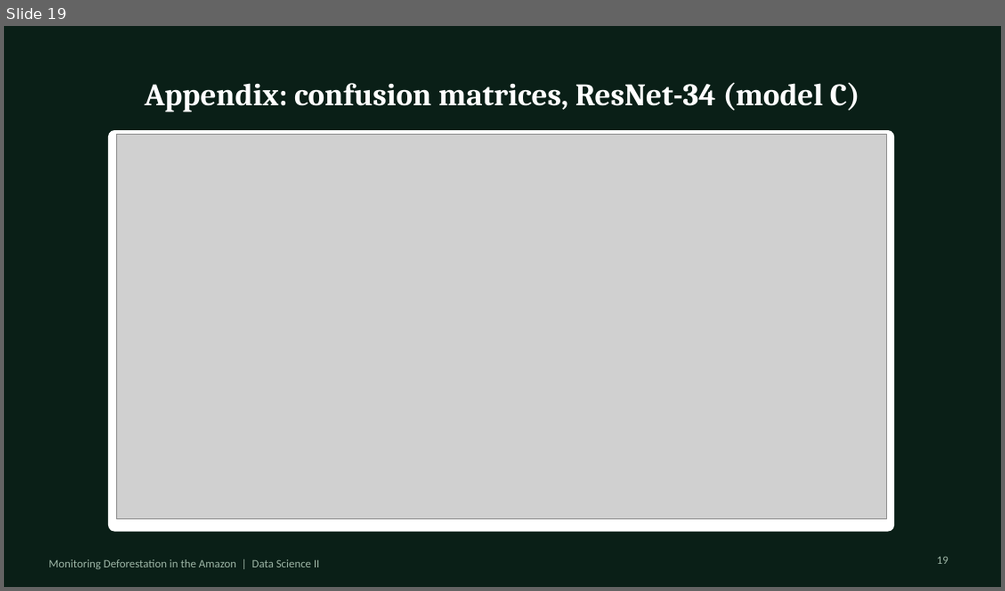
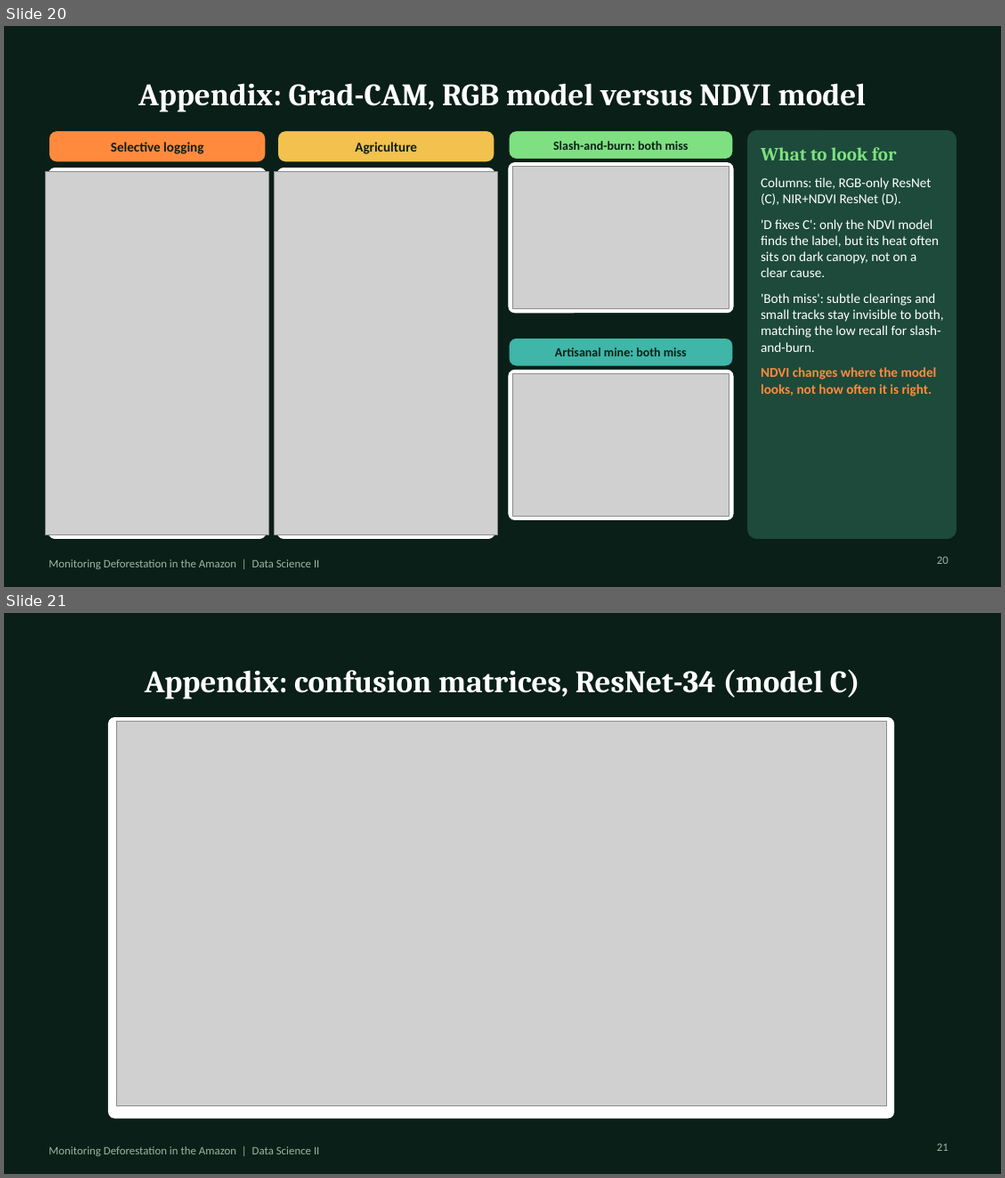
Before and after one commit to MehrabAzan/Amazon-Deforestation, a slide deck: Amazon_Deforestation_DeepLearning.pptx. Shown one above the other, each under a label of ours: slide 19 before the commit, slides 20 and 21 after it. The pictures are 1005x591 and 1005x1178 pixels, drawn with LibreOffice and Linux fonts; fonts in the diff are those of the drawing; grey boxes stand for pictures. Boxes give left, top, right and bottom in pixels: in the first picture for what was removed or moved away, otherwise in the second. Text is boxed around its words. In the diff, an @@ line names an element or a change of style, - is before the commit and + after.

```diff
--- a/Amazon_Deforestation_DeepLearning.pptx
+++ b/Amazon_Deforestation_DeepLearning.pptx
@@ slide 20 added at bbox=[4, 26, 1001, 587], background #0A1F17 @@
@@ text added at bbox=[138, 83, 866, 112], 30 pt, text #FFFFFF, bold @@
+Appendix: Grad-CAM, RGB model versus NDVI model
@@ rounded rectangle added at bbox=[48, 131, 266, 162], fill #FF8A3D, outline #0A1F17 1 pt @@
@@ rounded rectangle added at bbox=[278, 131, 494, 162], fill #F2C14E, outline #0A1F17 1 pt @@
@@ rounded rectangle added at bbox=[509, 131, 733, 160], fill #7EE081, outline #0A1F17 1 pt @@
@@ rounded rectangle added at bbox=[748, 131, 956, 539], fill #1D4A3A, outline #1D4A3A 1 pt @@
@@ text added at bbox=[111, 142, 203, 154], 13 pt, text #0A1F17, bold @@
+Selective logging
@@ text added at bbox=[355, 142, 417, 154], 13 pt, text #0A1F17, bold @@
+Agriculture
@@ text added at bbox=[553, 141, 688, 150], 12 pt, text #0A1F17, bold @@
+Slash-and-burn: both miss
@@ text added at bbox=[760, 147, 944, 396], 13 pt, text #FFFFFF @@
+What to look for
+Columns: tile, RGB-only ResNet (C), NIR+NDVI ResNet (D).
+'D fixes C': only the NDVI model finds the label, but its heat often sits on dark canopy, not on a clear cause.
+'Both miss': subtle clearings and small tracks stay invisible to both, matching the low recall for slash-and-burn.
+NDVI changes where the model looks, not how often it is right.
@@ picture added at bbox=[45, 172, 268, 534] @@
@@ rounded rectangle added at bbox=[48, 168, 266, 539], fill #FFFFFF, outline #FFFFFF 1 pt @@
@@ picture added at bbox=[274, 172, 498, 534] @@
@@ rounded rectangle added at bbox=[278, 168, 494, 539], fill #FFFFFF, outline #FFFFFF 1 pt @@
@@ rounded rectangle added at bbox=[509, 163, 733, 313], fill #FFFFFF, outline #FFFFFF 1 pt @@
@@ picture added at bbox=[512, 167, 729, 309] @@
@@ rounded rectangle added at bbox=[509, 338, 733, 366], fill #3FB6A8, outline #0A1F17 1 pt @@
@@ rounded rectangle added at bbox=[509, 370, 733, 520], fill #FFFFFF, outline #FFFFFF 1 pt @@
@@ text added at bbox=[555, 347, 687, 356], 12 pt, text #0A1F17, bold @@
+Artisanal mine: both miss
@@ picture added at bbox=[512, 374, 729, 516] @@
@@ text added at bbox=[48, 559, 319, 569], 11 pt, text #9DB5A6 @@
+Monitoring Deforestation in the Amazon | Data Science II
@@ page number added at bbox=[937, 556, 948, 564], 11 pt, text #9DB5A6 @@
+20
@@ what was slide 19 is now slide 21 @@
@@ page number at bbox=[937, 1143, 948, 1151]: text changed @@
-19
+21
```
Also in this commit, not shown: 13 slides changed, 3 other slides added.
